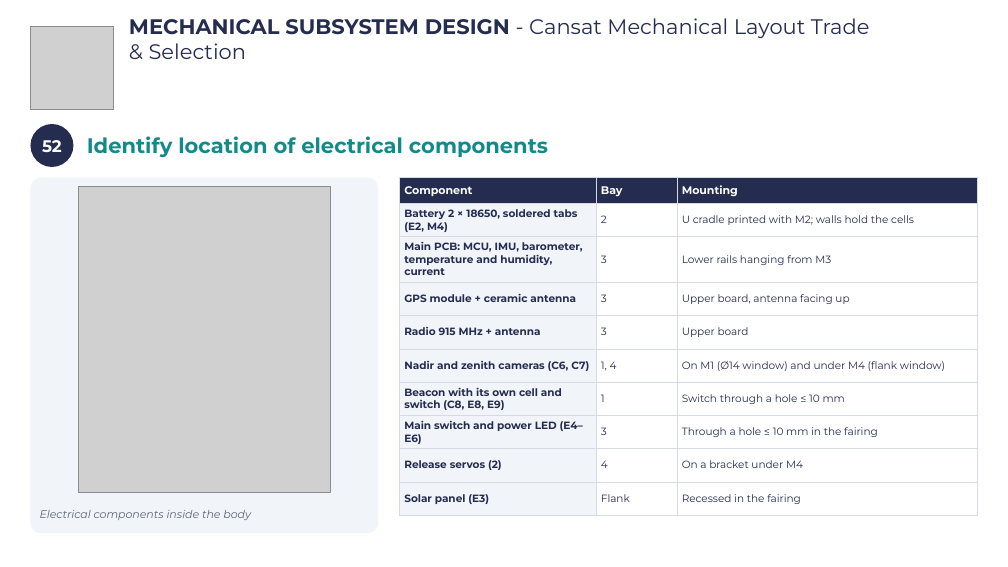
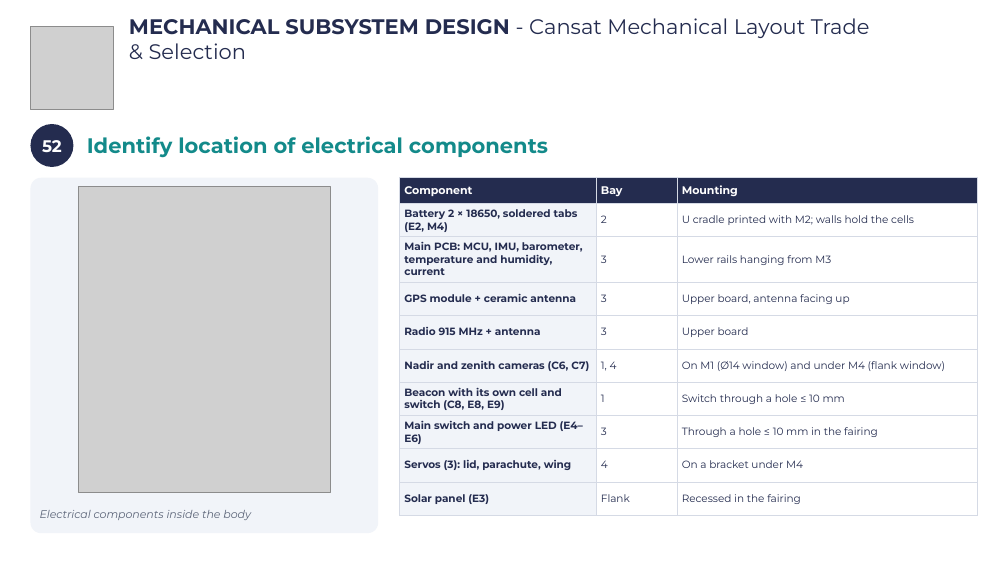
Before and after one commit to Caetano18/proyecto, a slide deck: slide 55 of cansat_pdr/laminas_plantilla/CanSat_PDR_Hermes_completo.pptx. Drawn at 1008x567 pixels with LibreOffice and Linux fonts; fonts in the diff are those of the drawing; grey boxes stand for pictures; background and template pictures are left out. Boxes give left, top, right and bottom in pixels: in the first picture for what was removed or moved away, otherwise in the second. Text is boxed around its words. In the diff, an @@ line names an element or a change of style, - is before the commit and + after.

```diff
--- a/cansat_pdr/laminas_plantilla/CanSat_PDR_Hermes_completo.pptx
+++ b/cansat_pdr/laminas_plantilla/CanSat_PDR_Hermes_completo.pptx
@@ table at bbox=[399, 178, 978, 508] @@
-row 9, column 1: Release servos (2)
+row 9, column 1: Servos (3): lid, parachute, wing
```
Also in this commit, not shown: 13 other slides changed, 23 other files.
